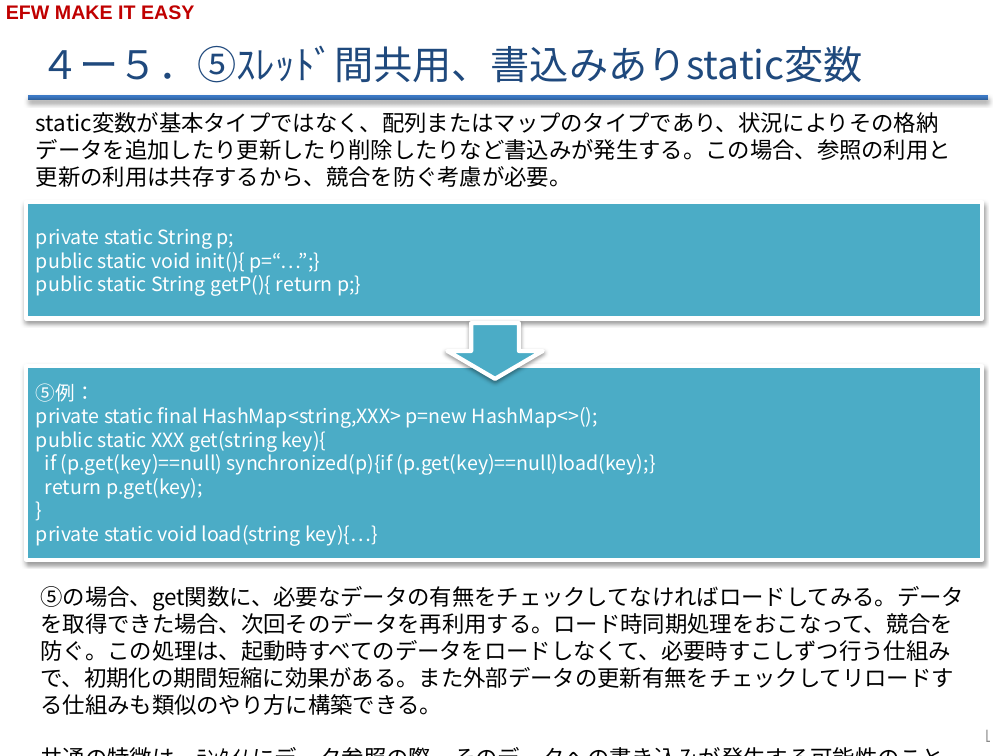
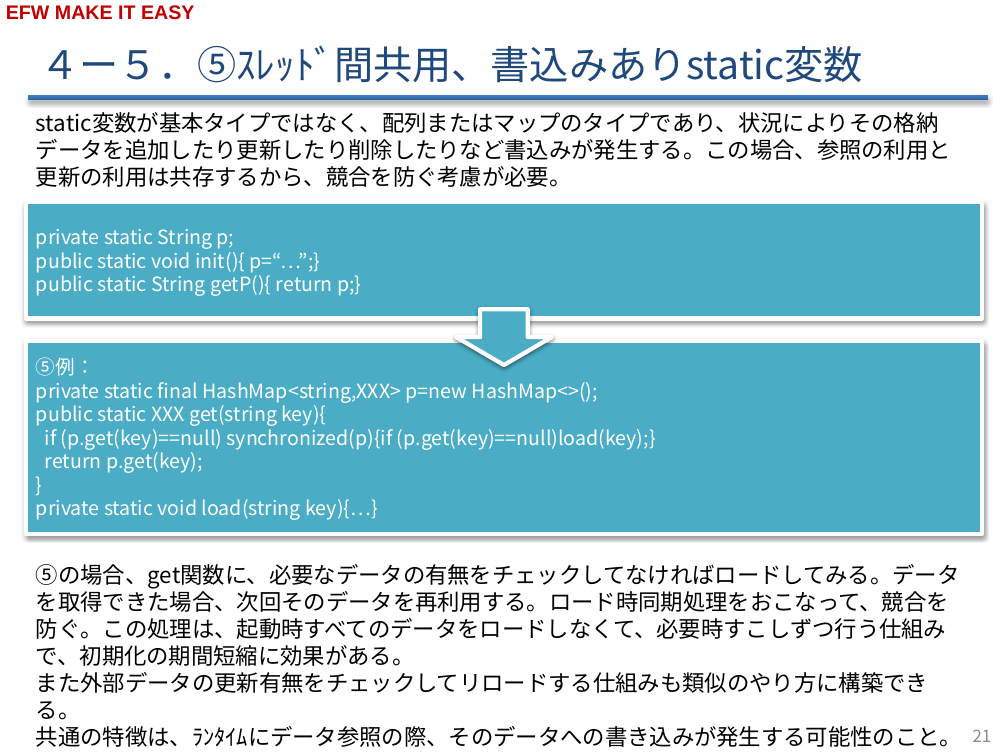
Before and after one commit to efwGrp/efw4_online_ppt, a slide deck: slide 22 of Think in EFW③サーバv1.0.pptx. Drawn at 1008x756 pixels with LibreOffice and Linux fonts; fonts in the diff are those of the drawing; background and template pictures are left out. Boxes give left, top, right and bottom in pixels: in the first picture for what was removed or moved away, otherwise in the second. Text is boxed around its words. In the diff, an @@ line names an element or a change of style, - is before the commit and + after.

```diff
--- a/Think in EFW③サーバv1.0.pptx
+++ b/Think in EFW③サーバv1.0.pptx
@@ down arrow: place and size @@
-down arrow at (448, 324, 543, 379)
+down arrow at (457, 309, 552, 365)
@@ rectangle "⑤例：": place and size @@
-rectangle "⑤例：" at (26, 366, 982, 559)
+rectangle "⑤例：" at (26, 341, 982, 534)
@@ text "⑤の場合、get関数に、必要なデータの有無をチェックしてなければロードしてみる。データを取得できた場合、次回そのデータを ...": place and size @@
-text "⑤の場合、get関数に、必要なデータの有無をチェックしてなければロードしてみる。データを取得できた場合、次回そのデータを ..." at (40, 586, 964, 715)
+text "⑤の場合、get関数に、必要なデータの有無をチェックしてなければロードしてみる。データを取得できた場合、次回そのデータを ..." at (36, 564, 962, 747)
@@ text at (36, 564, 960, 720): text changed @@
-⑤の場合、get関数に、必要なデータの有無をチェックしてなければロードしてみる。データを取得できた場合、次回そのデータを再利用する。ロード時同期処理をおこなって、競合を防ぐ。この処理は、起動時すべてのデータをロードしなくて、必要時すこしずつ行う仕組みで、初期化の期間短縮に効果がある。また外部データの更新有無をチェックしてリロードする仕組みも類似のやり方に構築できる。
+⑤の場合、get関数に、必要なデータの有無をチェックしてなければロードしてみる。データを取得できた場合、次回そのデータを再利用する。ロード時同期処理をおこなって、競合を防ぐ。この処理は、起動時すべてのデータをロードしなくて、必要時すこしずつ行う仕組みで、初期化の期間短縮に効果がある。
+また外部データの更新有無をチェックしてリロードする仕組みも類似のやり方に構築できる。
```
Also in this commit, not shown: 1 other file.
